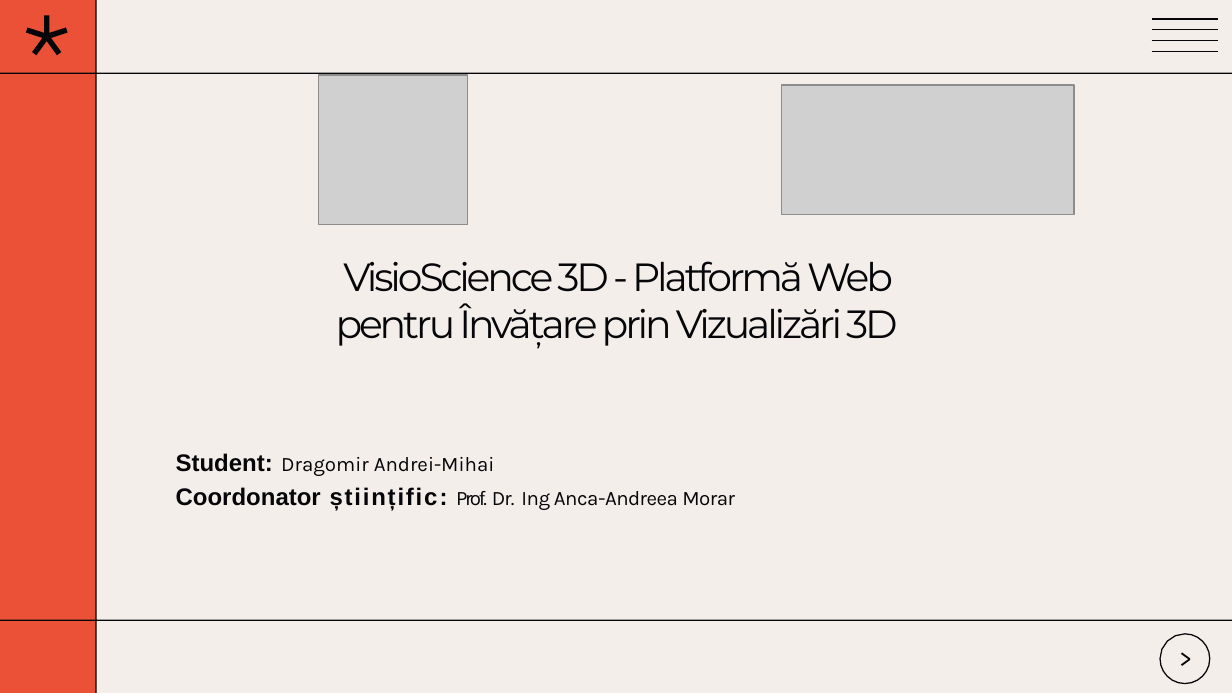
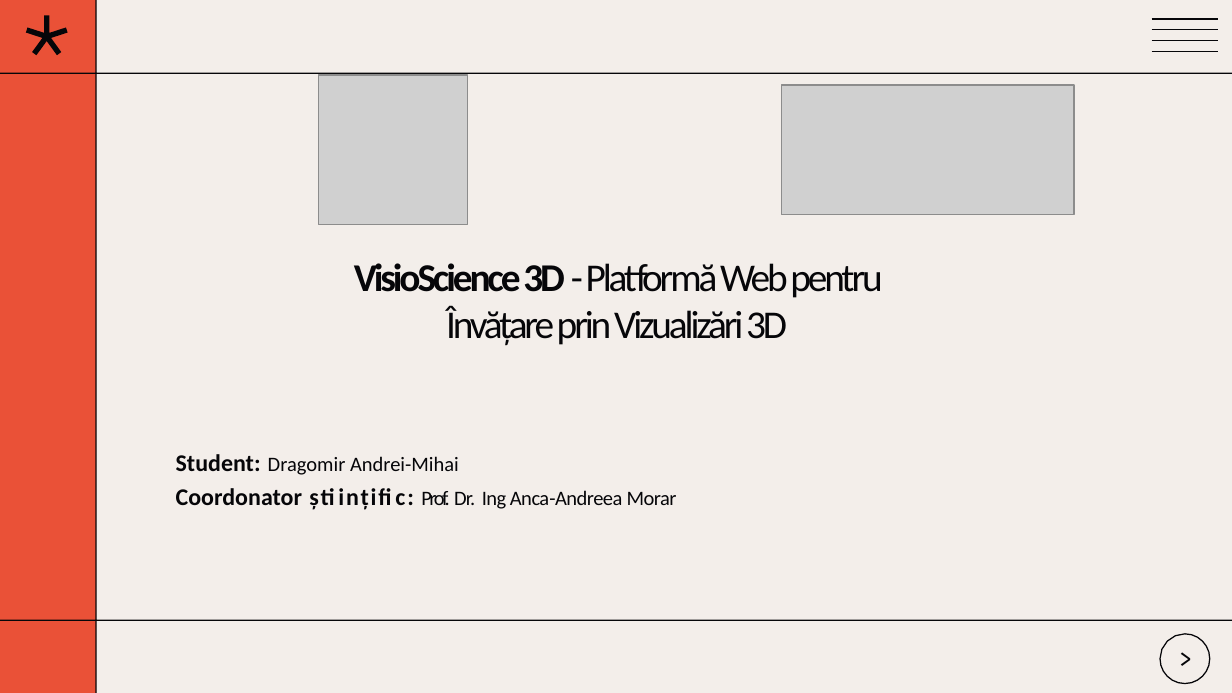
Before and after one commit to Dragomir1401/VisioScience-3D, a slide deck: slide 1 of Roadmap/scss/Prezentare_Final_Dragomir_Andrei.pptx. Drawn at 1232x693 pixels with LibreOffice and Linux fonts; fonts in the diff are those of the drawing; grey boxes stand for pictures. Boxes give left, top, right and bottom in pixels: in the first picture for what was removed or moved away, otherwise in the second. Text is boxed around its words. In the diff, an @@ line names an element or a change of style, - is before the commit and + after.

```diff
--- a/Roadmap/scss/Prezentare_Final_Dragomir_Andrei.pptx
+++ b/Roadmap/scss/Prezentare_Final_Dragomir_Andrei.pptx
@@ title "VisioScience 3D - Platformă Web ..." at (354, 263, 882, 346): font Montserrat to Calibri; bold on in "VisioScience 3D" @@
@@ subtitle "Student: Dragomir Andrei-Mihai" at (176, 454, 677, 509): font Arial to Calibri in "Student:", "Coordonator științific:"; font Karla to Calibri in "Dragomir Andrei-Mihai", "Prof. Dr. Ing Anca-Andreea Morar" @@
```
Also in this commit, not shown: 6 other slides changed, 9 slides added, 5 slides removed.
